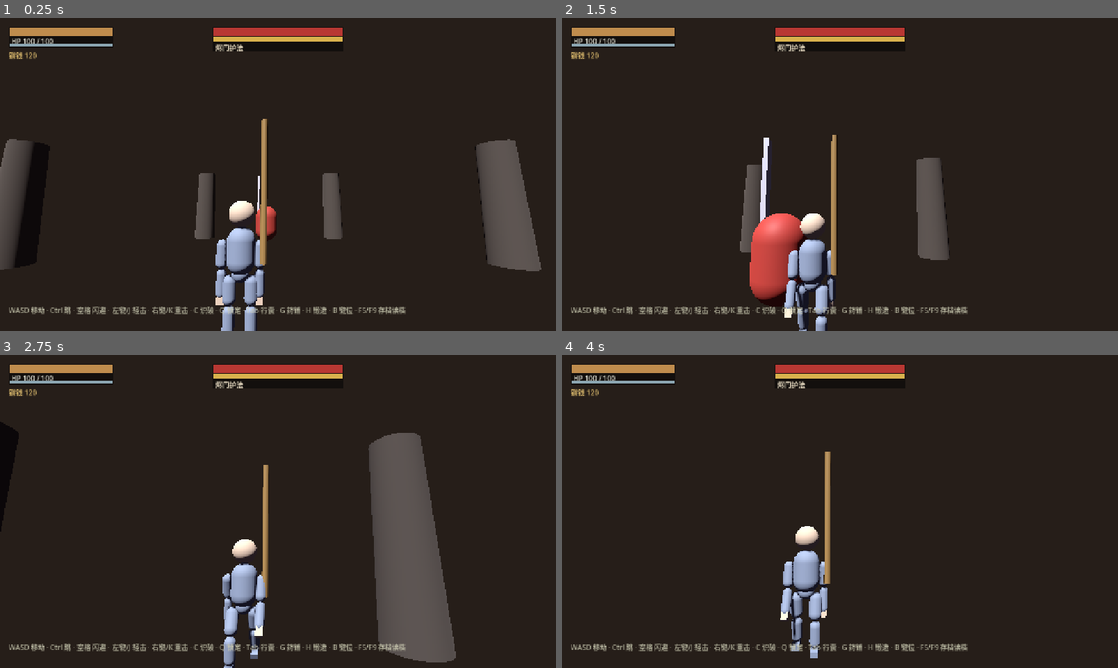
Above: before the commit, frames 1-4 (two rows, left to right).
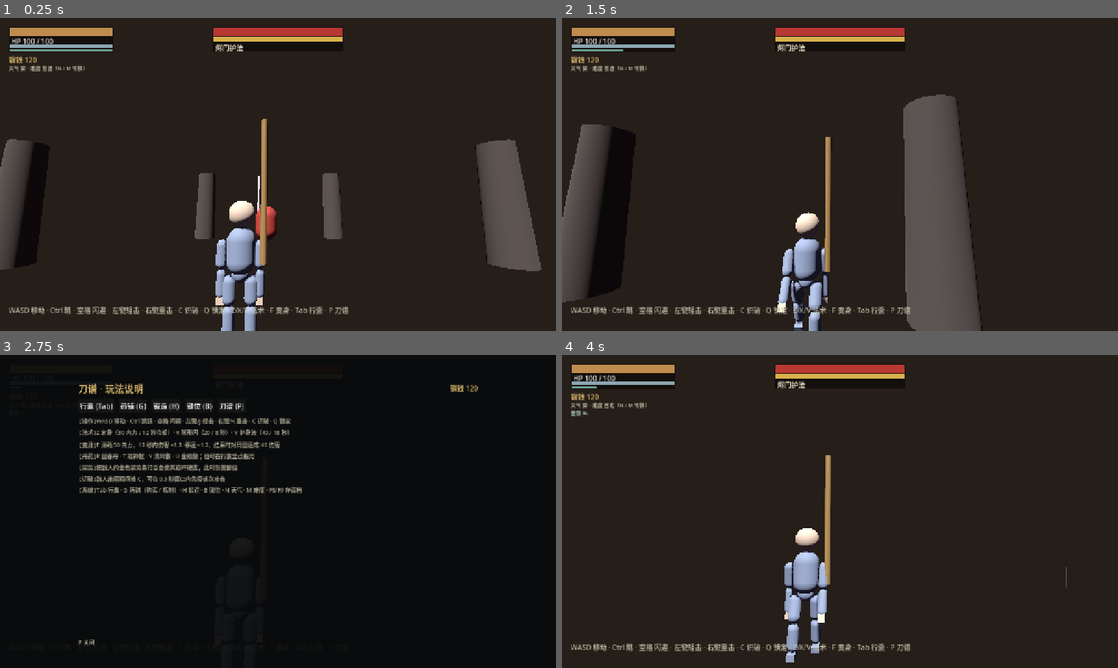
Above: after the commit, the same moments.

Repository: 3147ming/3D-Demo
Game: Godot game, scene res://scenes/main.tscn
Same seed, same stepped clock (60 frames per second), same inputs: the game is played once before the commit and once after it.
Inputs (mouse positions are in pixels of both pictures, inside the frame that each line leads up to):
- Up to frame 1 (0.25 s): no input
- Up to frame 2 (1.5 s): tap Enter at 0.5 s; move the mouse to (867, 174) at 0.52 s; hold W (move_up) from 0.53 s (still down); tap Z at 0.6 s; tap Ctrl (jump) at 0.77 s; tap X at 0.8, 1.35 s; move the mouse to (812, 174) at 1.27 s
- Up to frame 3 (2.75 s): keep holding W (move_up); tap Ctrl (jump) at 1.52 s; tap V at 1.55, 2.1 s; move the mouse to (289, 505) at 2.02 s; tap P at 2.3 s
- Up to frame 4 (4 s): keep holding W (move_up); move the mouse to (834, 517) at 2.77 s; tap P at 2.85 s; tap Ctrl (jump) at 3.02, 3.77 s; tap N at 3.05, 3.6 s; move the mouse to (878, 514) at 3.52 s; tap M at 3.8 s

The runs differ from the first frame. In frame 1, 1.2% of the frame differs, in the area x 1-73%, y 8-95%; in frame 2, 18%; in frame 3, 94%, in the area x 0-100%, y 0-100%; in frame 4, 2.5%.

Commit message:
feat: chi resource, three spells, transformation, weather, difficulty and help panel
Adds a chi bar with regen, freeze/blink/shield spells on Z/X/V, F transformation (damage x1.5, speed x1.2, AoE on end), N toggles mist/rain with rain particles, M toggles hard difficulty (enemy speed/damage), P opens a controls/systems guide, and enemies can be frozen.

Diff:
--- a/scripts/combat.gd
+++ b/scripts/combat.gd
@@ -13,6 +13,22 @@
 const PLAYER_STAMINA_REGEN := 28.0   # 每秒
 const PLAYER_STAMINA_DELAY := 0.6    # 消耗后延迟回复
 const PLAYER_JUMP_VELOCITY := 6.0
+
+# ---------- 内力与法术 ----------
+const PLAYER_MAX_CHI := 100.0
+const PLAYER_CHI_REGEN := 16.0
+const PLAYER_CHI_DELAY := 1.0
+
+const SPELL_FREEZE := {"name": "定身", "cost": 30.0, "cd": 12.0, "duration": 3.0}
+const SPELL_BLINK := {"name": "移形闪", "cost": 20.0, "cd": 8.0, "distance": 5.5, "invuln": 0.35}
+const SPELL_SHIELD := {"name": "护身法", "cost": 40.0, "cd": 18.0, "duration": 8.0}
+
+const TRANSFORM_COST := 50.0
+const TRANSFORM_DURATION := 12.0
+const TRANSFORM_DAMAGE_MULT := 1.5
+const TRANSFORM_SPEED_MULT := 1.2
+const TRANSFORM_END_DAMAGE := 40.0
+const TRANSFORM_END_RADIUS := 5.0
 
 # 攻击段（轻击三连）
 const LIGHT_COMBO = [
--- a/scripts/enemy.gd
+++ b/scripts/enemy.gd
@@ -17,6 +17,9 @@
 var attack_timer := 0.0
 var attack_phase := ""   # startup / active / recovery
 var hurt_timer := 0.0
+var freeze_timer := 0.0
+var speed_mult := 1.0
+var dmg_mult := 1.0
 var broken_timer := 0.0
 var target: Node3D = null
 
@@ -76,6 +79,16 @@
 	if state == State.DEAD:
 		return
 
+	# 定身：完全停止行动
+	if freeze_timer > 0.0:
+		freeze_timer -= delta
+		velocity.x = 0.0
+		velocity.z = 0.0
+		if not is_on_floor():
+			velocity.y -= 18.0 * delta
+		move_and_slide()
+		return
+
 	# 架势回复
 	if state != State.BROKEN and state != State.HURT:
 		poise = min(poise + C.ENEMY_POISE_REGEN * delta, C.ENEMY_MAX_POISE)
@@ -97,6 +110,9 @@
 		velocity.y -= 18.0 * delta
 	move_and_slide()
 
+func apply_freeze(seconds: float) -> void:
+	freeze_timer = maxf(freeze_timer, seconds)
+
 func _update_idle(_delta: float) -> void:
 	if target and is_instance_valid(target):
 		var d := global_position.distance_to(target.global_position)
@@ -112,7 +128,7 @@
 	var dist := dir.length()
 	look_at(global_position + dir.normalized(), Vector3.UP)
 	if dist > C.ENEMY_ATTACK_RANGE:
-		var mv := dir.normalized() * C.ENEMY_SPEED
+		var mv := dir.normalized() * C.ENEMY_SPEED * speed_mult
 		velocity.x = mv.x
 		velocity.z = mv.z
 	else:
@@ -133,7 +149,7 @@
 		"startup":
 			attack_phase = "active"
 			attack_timer = 0.15
-			hitbox.activate(C.ENEMY_ATTACK_DMG, C.ENEMY_ATTACK_POISE, self, 8.0)
+			hitbox.activate(C.ENEMY_ATTACK_DMG * dmg_mult, C.ENEMY_ATTACK_POISE, self, 8.0)
 		"active":
 			hitbox.deactivate()
 			attack_phase = "recovery"
--- a/scripts/game_ui.gd
+++ b/scripts/game_ui.gd
@@ -11,6 +11,7 @@
 	{"id": "shop", "label": "药铺 (G)"},
 	{"id": "forge", "label": "锻造 (H)"},
 	{"id": "keys", "label": "键位 (B)"},
+	{"id": "help", "label": "刀谱 (P)"},
 ]
 
 const BINDABLE := [
@@ -138,6 +139,9 @@
 		"keys":
 			title_label.text = "键位设置"
 			_build_keys()
+		"help":
+			title_label.text = "刀谱 · 玩法说明"
+			_build_help()
 
 func _input(event: InputEvent) -> void:
 	if not is_open or awaiting_action == "":
@@ -269,6 +273,17 @@
 	_add_note("键位保存于 user://inkblade_keybinds.json，重启后仍然有效；鼠标左右键攻击不受影响。")
 	hint_label.text = "B 关闭 · F5 存档 · F9 读档"
 
+# ---------------- 刀谱 ----------------
+func _build_help() -> void:
+	_add_note("【操作】WASD 移动 · Ctrl 跳跃 · 空格 闪避 · 左键/J 轻击 · 右键/K 重击 · C 识破 · Q 锁定")
+	_add_note("【法术】Z 定身（30 内力 / 12 秒冷却）· X 移形闪（20 / 8 秒）· V 护身法（40 / 18 秒）")
+	_add_note("【变身】F 消耗 50 内力，12 秒内伤害 ×1.5、移速 ×1.2，结束时对周围造成 40 伤害")
+	_add_note("【丹药】R 回春丹 · T 凝神散 · Y 清风散 · U 金刚散；也可在行囊里点服用")
+	_add_note("【架势】把敌人的金色架势条打空会使其崩坏硬直，此时伤害翻倍")
+	_add_note("【识破】敌人出招瞬间按 C，可在 0.3 秒窗口内免疫该次攻击")
+	_add_note("【系统】Tab 行囊 · G 药铺（购买 / 炼制）· H 锻造 · B 键位 · N 天气 · M 难度 · F5/F9 存读档")
+	hint_label.text = "P 关闭"
+
 # ---------------- 行工具 ----------------
 func _add_row(title: String, desc: String, action: String, enabled: bool, cb: Callable) -> void:
 	var row := HBoxContainer.new()
--- a/scripts/main.gd
+++ b/scripts/main.gd
@@ -9,9 +9,15 @@
 var ui: CanvasLayer
 var money_label: Label
 var buff_label: Label
+var status_label: Label
+var world_env: WorldEnvironment
+var rain: GPUParticles3D
+var weather := "mist"
+var difficulty := "normal"
 
 func _ready() -> void:
 	_build_world()
+	_build_rain()
 	_spawn_player()
 	_spawn_enemy()
 	_build_hud()
@@ -21,6 +27,7 @@
 func _build_world() -> void:
 	# 环境光与雾
 	var env := WorldEnvironment.new()
+	world_env = env
 	env.environment = Environment.new()
 	env.environment.background_mode = Environment.BG_COLOR
 	env.environment.background_color = Color(0.05, 0.06, 0.08)
@@ -112,6 +119,59 @@
 func _notification(what: int) -> void:
 	if what == NOTIFICATION_WM_CLOSE_REQUEST and player:
 		player.save_game()
+
+# ---------------- 天气 / 难度 ----------------
+func _build_rain() -> void:
+	rain = GPUParticles3D.new()
+	rain.amount = 700
+	rain.lifetime = 1.1
+	rain.visibility_aabb = AABB(Vector3(-20, -6, -20), Vector3(40, 26, 40))
+	rain.position = Vector3(0, 11, 0)
+	var pm := ParticleProcessMaterial.new()
+	pm.emission_shape = ParticleProcessMaterial.EMISSION_SHAPE_BOX
+	pm.emission_box_extents = Vector3(14, 1, 14)
+	pm.direction = Vector3(0, -1, 0)
+	pm.spread = 4.0
+	pm.initial_velocity_min = 16.0
+	pm.initial_velocity_max = 22.0
+	pm.gravity = Vector3(0, -6, 0)
+	rain.process_material = pm
+
+	var quad := QuadMesh.new()
+	quad.size = Vector2(0.02, 0.45)
+	var mat := StandardMaterial3D.new()
+	mat.shading_mode = BaseMaterial3D.SHADING_MODE_UNSHADED
+	mat.albedo_color = Color(0.66, 0.76, 0.92, 0.45)
+	mat.transparency = BaseMaterial3D.TRANSPARENCY_ALPHA
+	mat.billboard_mode = BaseMaterial3D.BILLBOARD_ENABLED
+	quad.material = mat
+	rain.draw_pass_1 = quad
+	rain.emitting = false
+	add_child(rain)
+
+func cycle_weather() -> void:
+	weather = "rain" if weather == "mist" else "mist"
+	if rain:
+		rain.emitting = (weather == "rain")
+	if world_env and world_env.environment:
+		var e := world_env.environment
+		if weather == "rain":
+			e.fog_density = 0.028
+			e.fog_light_color = Color(0.10, 0.12, 0.16)
+			e.ambient_light_energy = 0.8
+		else:
+			e.fog_density = 0.012
+			e.fog_light_color = Color(0.15, 0.12, 0.10)
+			e.ambient_light_energy = 1.0
+
+func toggle_difficulty() -> void:
+	difficulty = "hard" if difficulty == "normal" else "normal"
+	var sp := 1.2 if difficulty == "hard" else 1.0
+	var dm := 1.15 if difficulty == "hard" else 1.0
+	for e in get_tree().get_nodes_in_group("enemy"):
+		if is_instance_valid(e):
+			e.speed_mult = sp
+			e.dmg_mult = dm
 
 func _build_ui() -> void:
 	ui = CanvasLayer.new()
@@ -134,15 +194,19 @@
 		if lv > 0:
 			parts.append("锻造 +%d" % lv)
 		buff_label.text = "　".join(parts)
+	if status_label:
+		status_label.text = "天气 %s · 难度 %s（N / M 切换）" % [
+			"雨" if weather == "rain" else "雾",
+			"困难" if difficulty == "hard" else "普通"]
 
 func _build_hud() -> void:
 	var canvas := CanvasLayer.new()
 	add_child(canvas)
 
-	# 玩家血条
+	# 玩家血条 / 体力 / 内力
 	var php := ColorRect.new()
 	php.color = Color(0, 0, 0, 0.5)
-	php.size = Vector2(240, 48)
+	php.size = Vector2(240, 60)
 	php.position = Vector2(20, 20)
 	canvas.add_child(php)
 	var php_bar := ColorRect.new()
@@ -157,14 +221,21 @@
 	php.add_child(php_label)
 	var pst_bar := ColorRect.new()
 	pst_bar.color = Color(0.55, 0.65, 0.70)
-	pst_bar.size = Vector2(236, 8)
-	pst_bar.position = Vector2(2, 38)
+	pst_bar.size = Vector2(236, 6)
+	pst_bar.position = Vector2(2, 42)
 	php.add_child(pst_bar)
+	var pchi_bar := ColorRect.new()
+	pchi_bar.color = Color(0.42, 0.62, 0.58)
+	pchi_bar.size = Vector2(236, 6)
+	pchi_bar.position = Vector2(2, 51)
+	php.add_child(pchi_bar)
 	player.hp_changed.connect(func(v, m):
 		php_bar.size.x = 236.0 * (v / m)
 		php_label.text = "HP %d / %d" % [int(v), int(m)])
 	player.stamina_changed.connect(func(v, m):
 		pst_bar.size.x = 236.0 * (v / m))
+	player.chi_changed.connect(func(v, m):
+		pchi_bar.size.x = 236.0 * (v / m))
 
 	# 敌人血条 + 架势
 	var ehp := ColorRect.new()
@@ -192,7 +263,7 @@
 
 	# 操作提示
 	var hint := Label.new()
-	hint.text = "WASD 移动 · Ctrl 跳 · 空格 闪避 · 左键/J 轻击 · 右键/K 重击 · C 识破 · Q 锁定 · Tab 行囊 · G 药铺 · H 锻造 · B 键位 · F5/F9 存档读档"
+	hint.text = "WASD 移动 · Ctrl 跳 · 空格 闪避 · 左键轻击 · 右键重击 · C 识破 · Q 锁定 · Z/X/V 法术 · F 变身 · Tab 行囊 · P 刀谱"
 	hint.position = Vector2(20, 660)
 	hint.add_theme_color_override("font_color", Color(0.8, 0.8, 0.7, 0.8))
 	canvas.add_child(hint)
@@ -200,12 +271,18 @@
 	# 铜钱 / 丹药状态
 	money_label = Label.new()
 	money_label.text = "铜钱 120"
-	money_label.position = Vector2(20, 74)
+	money_label.position = Vector2(20, 84)
 	money_label.add_theme_color_override("font_color", Color(0.85, 0.72, 0.42))
 	canvas.add_child(money_label)
 
+	status_label = Label.new()
+	status_label.position = Vector2(20, 106)
+	status_label.add_theme_font_size_override("font_size", 12)
+	status_label.add_theme_color_override("font_color", Color(0.72, 0.70, 0.62))
+	canvas.add_child(status_label)
+
 	buff_label = Label.new()
-	buff_label.position = Vector2(20, 96)
+	buff_label.position = Vector2(20, 124)
 	buff_label.add_theme_font_size_override("font_size", 12)
 	buff_label.add_theme_color_override("font_color", Color(0.68, 0.78, 0.72))
 	canvas.add_child(buff_label)
--- a/scripts/player.gd
+++ b/scripts/player.gd
@@ -4,6 +4,7 @@
 
 signal hp_changed(value: float, maxv: float)
 signal stamina_changed(value: float, maxv: float)
+signal chi_changed(value: float, maxv: float)
 
 const C = preload("res://scripts/combat.gd")
 
@@ -30,6 +31,14 @@
 # 识破
 var parry_timer := 0.0
 var gait_phase := 0.0
+
+# 内力 / 法术 / 变身
+var chi: float = C.PLAYER_MAX_CHI
+var chi_timer := 0.0
+var spell_cd := {"freeze": 0.0, "blink": 0.0, "shield": 0.0}
+var transformed := false
+var transform_timer := 0.0
+var blink_invuln := 0.0
 
 # 相机
 var camera_pivot: Node3D
@@ -93,6 +102,8 @@
 		stamina = get_max_stamina()
 		hp_changed.emit(hp, get_max_hp())
 		stamina_changed.emit(stamina, get_max_stamina())
+	chi = C.PLAYER_MAX_CHI
+	chi_changed.emit(chi, C.PLAYER_MAX_CHI)
 
 func _build_self() -> void:
 	# 胶囊碰撞
@@ -565,6 +576,65 @@
 			return OS.get_keycode_string((ev as InputEventKey).keycode)
 	return "—"
 
+# ---------------- 法术 / 变身 ----------------
+func _spell_ready(key: String, def: Dictionary) -> bool:
+	if float(spell_cd.get(key, 0.0)) > 0.0:
+		return false
+	var cost := float(def["cost"])
+	if chi < cost:
+		return false
+	chi -= cost
+	chi_timer = C.PLAYER_CHI_DELAY
+	spell_cd[key] = float(def["cd"])
+	chi_changed.emit(chi, C.PLAYER_MAX_CHI)
+	return true
+
+func cast_freeze() -> bool:
+	if not _spell_ready("freeze", C.SPELL_FREEZE):
+		return false
+	for e in get_tree().get_nodes_in_group("enemy"):
+		if is_instance_valid(e) and e.has_method("apply_freeze"):
+			e.apply_freeze(float(C.SPELL_FREEZE["duration"]))
+	return true
+
+func cast_blink() -> bool:
+	if not _spell_ready("blink", C.SPELL_BLINK):
+		return false
+	global_position -= transform.basis.z * float(C.SPELL_BLINK["distance"])
+	blink_invuln = float(C.SPELL_BLINK["invuln"])
+	return true
+
+func cast_shield() -> bool:
+	if not _spell_ready("shield", C.SPELL_SHIELD):
+		return false
+	buff_guard = maxf(buff_guard, float(C.SPELL_SHIELD["duration"]))
+	return true
+
+func try_transform() -> void:
+	if transformed or chi < C.TRANSFORM_COST:
+		return
+	chi -= C.TRANSFORM_COST
+	chi_changed.emit(chi, C.PLAYER_MAX_CHI)
+	transformed = true
+	transform_timer = C.TRANSFORM_DURATION
+	if body_pivot:
+		body_pivot.scale = Vector3(1.15, 1.15, 1.15)
+	if body_material:
+		body_material.emissive_enabled = true
+		body_material.emission = Color(0.55, 0.22, 0.10)
+
+func _end_transform() -> void:
+	transformed = false
+	transform_timer = 0.0
+	if body_pivot:
+		body_pivot.scale = Vector3.ONE
+	if body_material:
+		body_material.emissive_enabled = false
+	for e in get_tree().get_nodes_in_group("enemy"):
+		if is_instance_valid(e) and e.global_position.distance_to(global_position) <= C.TRANSFORM_END_RADIUS:
+			if e.has_method("take_hit"):
+				e.take_hit(C.TRANSFORM_END_DAMAGE, 40.0, global_position, 10.0)
+
 func _scaled_move(base: Dictionary) -> Dictionary:
 	var m := base.duplicate()
 	var w := current_weapon
@@ -573,7 +643,8 @@
 	m["active"] = float(base.get("active", 0.1)) * sp
 	m["recovery"] = float(base.get("recovery", 0.2)) * sp
 	m["dmg"] = (float(base.get("dmg", 10.0)) + get_attack()) \
-		* float(w.get("damage_mult", 1.0)) * forge_bonus()
+		* float(w.get("damage_mult", 1.0)) * forge_bonus() \
+		* (C.TRANSFORM_DAMAGE_MULT if transformed else 1.0)
 	m["poise"] = float(base.get("poise", 10.0)) * float(w.get("poise_mult", 1.0))
 	m["stamina"] = float(base.get("stamina", 8.0)) * float(w.get("stamina_mult", 1.0))
 	if w.has("reach"):
@@ -619,8 +690,22 @@
 			use_item("pill_speed")
 		elif event.keycode == KEY_U:
 			use_item("pill_guard")
+		elif event.keycode == KEY_Z:
+			cast_freeze()
+		elif event.keycode == KEY_X:
+			cast_blink()
+		elif event.keycode == KEY_V:
+			cast_shield()
 		elif event.keycode == KEY_F:
-			Input.mouse_mode = Input.MOUSE_MODE_CAPTURED
+			try_transform()
+		elif event.keycode == KEY_P:
+			if ui: ui.toggle("help")
+		elif event.keycode == KEY_N:
+			if get_parent() and get_parent().has_method("cycle_weather"):
+				get_parent().cycle_weather()
+		elif event.keycode == KEY_M:
+			if get_parent() and get_parent().has_method("toggle_difficulty"):
+				get_parent().toggle_difficulty()
 		elif event.keycode == KEY_F5:
 			save_game()
 		elif event.keycode == KEY_F9:
@@ -659,6 +744,19 @@
 
 	buff_speed = maxf(0.0, buff_speed - delta)
 	buff_guard = maxf(0.0, buff_guard - delta)
+
+	# 内力回复与法术冷却
+	chi_timer -= delta
+	if chi_timer <= 0.0:
+		chi = minf(chi + C.PLAYER_CHI_REGEN * delta, C.PLAYER_MAX_CHI)
+		chi_changed.emit(chi, C.PLAYER_MAX_CHI)
+	for k in spell_cd:
+		spell_cd[k] = maxf(0.0, float(spell_cd[k]) - delta)
+	blink_invuln = maxf(0.0, blink_invuln - delta)
+	if transformed:
+		transform_timer -= delta
+		if transform_timer <= 0.0:
+			_end_transform()
 
 	# 全局输入缓冲：攻击/闪避/识破在任何状态都能录入（用于连招衔接）
 	_handle_global_input()
@@ -803,7 +901,8 @@
 	# 相机前方为 -Z：W(input.y=-1) 应得到 z=-1，故直接用 input.y
 	var move_dir := (cam_basis * Vector3(input.x, 0, input.y)).normalized()
 
-	var speed := get_move_speed() * (1.3 if buff_speed > 0.0 else 1.0)
+	var speed := get_move_speed() * (1.3 if buff_speed > 0.0 else 1.0) \
+		* (C.TRANSFORM_SPEED_MULT if transformed else 1.0)
 	velocity.x = move_dir.x * speed
 	velocity.z = move_dir.z * speed
 	if not is_on_floor():
@@ -912,6 +1011,8 @@
 		state = State.IDLE
 
 func is_invincible() -> bool:
+	if blink_invuln > 0.0:
+		return true
 	return state == State.DODGE and (C.PLAYER_DODGE_DURATION - dodge_timer) < C.PLAYER_DODGE_IFRAME
 
 # ---------------- 识破 ----------------
